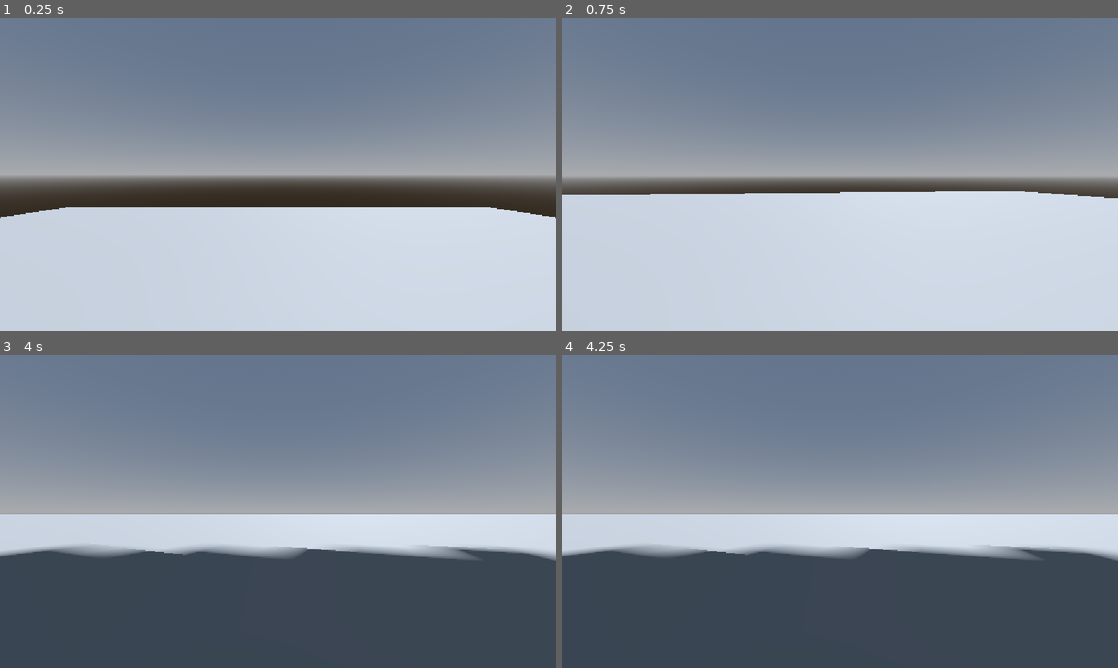
Above: before the commit, frames 1-4 (two rows, left to right).
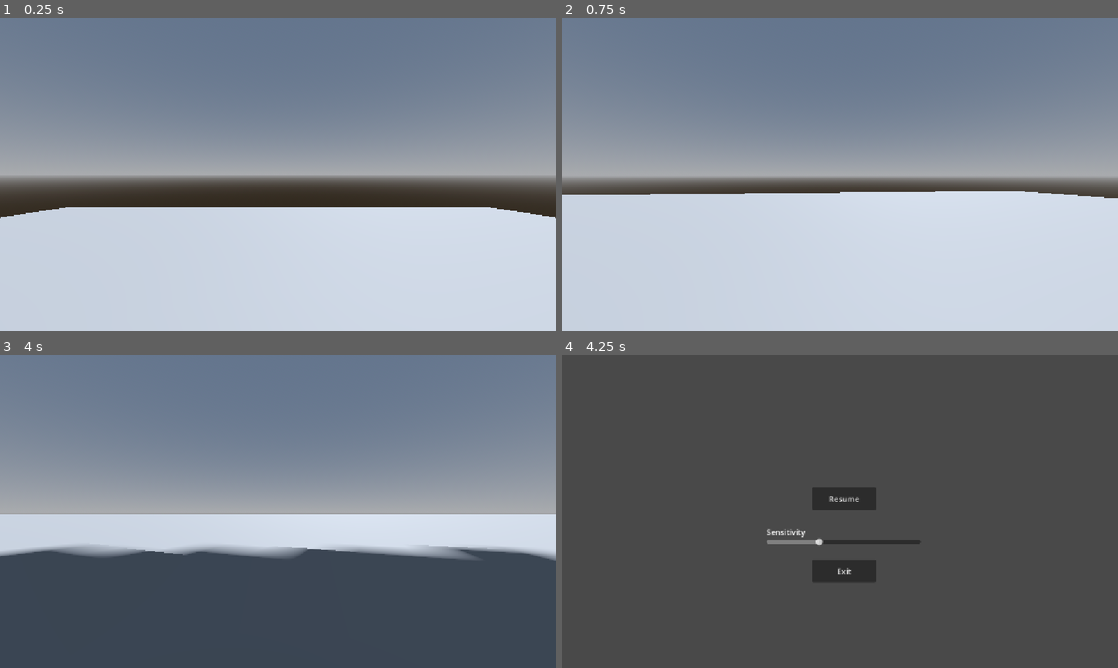
Above: after the commit, the same moments.

Repository: jmenoandrii/one-more-time
Game: Godot game, scene res://main.tscn
Two runs of this game, one before a commit and one after it. Both use one fixed random seed, a clock stepped at 60 frames per second and the inputs below.
Inputs (mouse positions are in pixels of both pictures, inside the frame that each line leads up to):
- Up to frame 1 (0.25 s): no input
- Up to frame 2 (0.75 s): tap Enter at 0.5 s; move the mouse to (867, 174) at 0.52 s; hold W (move_forward) from 0.53 s (still down); tap K (dying) at 0.6 s
- Up to frame 3 (4 s): keep holding W (move_forward); tap Space (jump) at 0.77, 1.25, 1.52, 2.75, 3.02, 3.77 s; move the mouse to (250, 511) at 1.27 s; tap Shift at 1.35, 2.85 s; tap Enter at 2, 3.5 s; move the mouse to (289, 505) at 2.02 s; tap K (dying) at 2.1, 3.6 s; move the mouse to (272, 517) at 2.77 s; move the mouse to (316, 514) at 3.52 s
- Up to frame 4 (4.25 s): keep holding W (move_forward); tap Escape (ui_cancel) at 4.15 s

Frames 1-3 are identical in both runs. In frame 4, 65% of the frame differs, in the area x 0-100%, y 0-73%.

Commit message:
feat: add pause menu, resume btn, sensitivity slider and saves, exit btn

Diff:
--- a/Player.gd
+++ b/Player.gd
@@ -3,7 +3,7 @@
 const SPEED = 5.0
 const CROUCH_SPEED = 2.5
 const JUMP_VELOCITY = 5.5
-const MOUSE_SENSITIVITY = 0.002
+var mouse_sensitivity := 0.002
 
 const CROUCH_PERSENT = 0.3
 var normal_height: float
@@ -29,23 +29,33 @@
 	crouch_height = normal_height - (normal_height * CROUCH_PERSENT)
 	default_head_y = head.position.y
 
+	mouse_sensitivity = Settings.mouse_sensitivity * 0.0005
+
+	GameEvents.pause_pressed.connect(_on_pause_pressed)
+	GameEvents.unpause_pressed.connect(_on_unpause_pressed)
+	GameEvents.sensitivity_changed.connect(_on_sensitivity_changed)
+
 func _unhandled_input(event: InputEvent) -> void:
 	if is_player_dead or not is_cursor_locked:
 		pass
 	elif event is InputEventMouseMotion:
-		rotate_y(-event.relative.x * MOUSE_SENSITIVITY)
-		head.rotate_x(-event.relative.y * MOUSE_SENSITIVITY)
+		rotate_y(-event.relative.x * mouse_sensitivity)
+		head.rotate_x(-event.relative.y * mouse_sensitivity)
 		head.rotation.x = clamp(head.rotation.x, deg_to_rad(-85.0), deg_to_rad(85.0))
-
-	if Input.is_action_just_pressed("ui_cancel"):
-		is_cursor_locked = not is_cursor_locked
-		if is_cursor_locked:
-			Input.mouse_mode = Input.MOUSE_MODE_CAPTURED
-		else:
-			Input.mouse_mode = Input.MOUSE_MODE_VISIBLE
 
 	if Input.is_action_just_pressed("dying"):
 		die()
+
+func _on_pause_pressed() -> void:
+	is_cursor_locked = false
+	Input.mouse_mode = Input.MOUSE_MODE_VISIBLE
+
+func _on_unpause_pressed() -> void:
+	is_cursor_locked = true
+	Input.mouse_mode = Input.MOUSE_MODE_CAPTURED
+
+func _on_sensitivity_changed(value: float) -> void:
+	mouse_sensitivity = value * 0.0005
 
 func _physics_process(delta: float) -> void:
 	if not is_on_floor():
@@ -92,7 +102,6 @@
 
 	move_and_slide()
 
-
 func die() -> void:
 	if is_player_dead: return
 
--- /dev/null
+++ b/game_events.gd
@@ -0,0 +1,5 @@
+extends Node
+
+signal pause_pressed
+signal unpause_pressed
+signal sensitivity_changed(value: float)
--- a/main.tscn
+++ b/main.tscn
@@ -1,6 +1,8 @@
 [gd_scene format=3 uid="uid://64v5n6kbdbjp"]
 
 [ext_resource type="Script" uid="uid://6vq11mknutph" path="res://Player.gd" id="1_ig7tw"]
+[ext_resource type="Script" uid="uid://doeulblpmm8y" path="res://pause_menu.gd" id="2_h2yge"]
+[ext_resource type="Script" uid="uid://4jaonda2bhh7" path="res://ui_controller.gd" id="4_1bvp3"]
 
 [sub_resource type="ProceduralSkyMaterial" id="ProceduralSkyMaterial_ig7tw"]
 sky_horizon_color = Color(0.66224277, 0.6717428, 0.6867428, 1)
@@ -72,3 +74,58 @@
 
 [node name="CeilingCheck" type="RayCast3D" parent="Player/Head" unique_id=1221683613]
 target_position = Vector3(0, 0.5, 0)
+
+[node name="PauseMenu" type="CanvasLayer" parent="." unique_id=194481686]
+process_mode = 3
+visible = false
+script = ExtResource("2_h2yge")
+
+[node name="ColorRect" type="ColorRect" parent="PauseMenu" unique_id=1873464838]
+anchors_preset = 15
+anchor_right = 1.0
+anchor_bottom = 1.0
+grow_horizontal = 2
+grow_vertical = 2
+color = Color(0.28485027, 0.28485027, 0.28485027, 1)
+
+[node name="ResumeButton" type="Button" parent="PauseMenu" unique_id=1769114960]
+offset_left = 518.0
+offset_top = 274.0
+offset_right = 651.0
+offset_bottom = 321.0
+text = "Resume"
+
+[node name="ExitButton" type="Button" parent="PauseMenu" unique_id=535452121]
+offset_left = 518.0
+offset_top = 424.0
+offset_right = 651.0
+offset_bottom = 471.0
+text = "Exit"
+
+[node name="SensitivitySlider" type="HSlider" parent="PauseMenu" unique_id=2041809233]
+offset_left = 424.0
+offset_top = 359.0
+offset_right = 743.0
+offset_bottom = 415.0
+min_value = 1.0
+max_value = 10.0
+step = 0.1
+value = 4.0
+
+[node name="Label" type="Label" parent="PauseMenu/SensitivitySlider" unique_id=933893457]
+layout_mode = 1
+anchors_preset = -1
+anchor_right = 0.133
+anchor_bottom = 0.43
+offset_top = -4.0
+offset_right = 37.572998
+offset_bottom = -5.08
+text = "Sensitivity"
+
+[node name="UIController" type="Node" parent="." unique_id=1119755475]
+process_mode = 3
+script = ExtResource("4_1bvp3")
+
+[connection signal="pressed" from="PauseMenu/ResumeButton" to="PauseMenu" method="_on_resume_button_pressed"]
+[connection signal="pressed" from="PauseMenu/ExitButton" to="PauseMenu" method="_on_exit_button_pressed"]
+[connection signal="value_changed" from="PauseMenu/SensitivitySlider" to="PauseMenu" method="_on_sensitivity_slider_value_changed"]
--- /dev/null
+++ b/pause_menu.gd
@@ -0,0 +1,33 @@
+extends CanvasLayer
+
+@onready var resume_button: Button = $ResumeButton
+@onready var sensitivity_slider: HSlider = $SensitivitySlider
+
+func _ready() -> void:
+	process_mode = Node.PROCESS_MODE_ALWAYS
+	visible = false
+	get_tree().paused = false
+	sensitivity_slider.set_value_no_signal(Settings.mouse_sensitivity)
+
+	GameEvents.pause_pressed.connect(_on_pause_pressed)
+	GameEvents.unpause_pressed.connect(_on_unpause_pressed)
+
+func _on_pause_pressed() -> void:
+	visible = true
+	get_tree().paused = true
+
+func _on_unpause_pressed() -> void:
+	resume_button.release_focus()
+	visible = false
+	get_tree().paused = false
+
+func _on_resume_button_pressed() -> void:
+	GameEvents.unpause_pressed.emit()
+
+func _on_exit_button_pressed() -> void:
+	Settings.save_settings()
+	get_tree().quit()
+
+func _on_sensitivity_slider_value_changed(value: float) -> void:
+	Settings.mouse_sensitivity = value
+	GameEvents.sensitivity_changed.emit(value)
--- a/project.godot
+++ b/project.godot
@@ -15,10 +15,19 @@
 config/features=PackedStringArray("4.7", "Forward Plus")
 config/icon="res://icon.svg"
 
+[autoload]
+
+GameEvents="*uid://dfjgiuartfslr"
+Settings="*uid://dfyemd0ru0nqt"
+
 [display]
 
 window/stretch/mode="canvas_items"
 window/stretch/aspect="expand"
+
+[dotnet]
+
+project/assembly_name="TestProject002"
 
 [input]
 
--- /dev/null
+++ b/settings.gd
@@ -0,0 +1,23 @@
+extends Node
+
+const PATH := "user://settings.cfg"
+
+var mouse_sensitivity := 4.0
+
+func _ready() -> void:
+	load_settings()
+
+func load_settings() -> void:
+	var cfg := ConfigFile.new()
+	if cfg.load(PATH) != OK:
+		return
+	mouse_sensitivity = cfg.get_value("controls", "mouse_sensitivity", mouse_sensitivity)
+
+func save_settings() -> void:
+	var cfg := ConfigFile.new()
+	cfg.set_value("controls", "mouse_sensitivity", mouse_sensitivity)
+	cfg.save(PATH)
+
+func _notification(what: int) -> void:
+	if what == NOTIFICATION_WM_CLOSE_REQUEST:
+		save_settings()
--- /dev/null
+++ b/ui_controller.gd
@@ -0,0 +1,9 @@
+extends Node
+
+func _input(event: InputEvent) -> void:
+	if event.is_action_pressed("ui_cancel") and not event.is_echo():
+		get_viewport().set_input_as_handled()
+		if get_tree().paused:
+			GameEvents.unpause_pressed.emit()
+		else:
+			GameEvents.pause_pressed.emit()
Not shown, added: game_events.gd.uid
Not shown, added: pause_menu.gd.uid
Not shown, added: settings.gd.uid
Not shown, added: ui_controller.gd.uid
